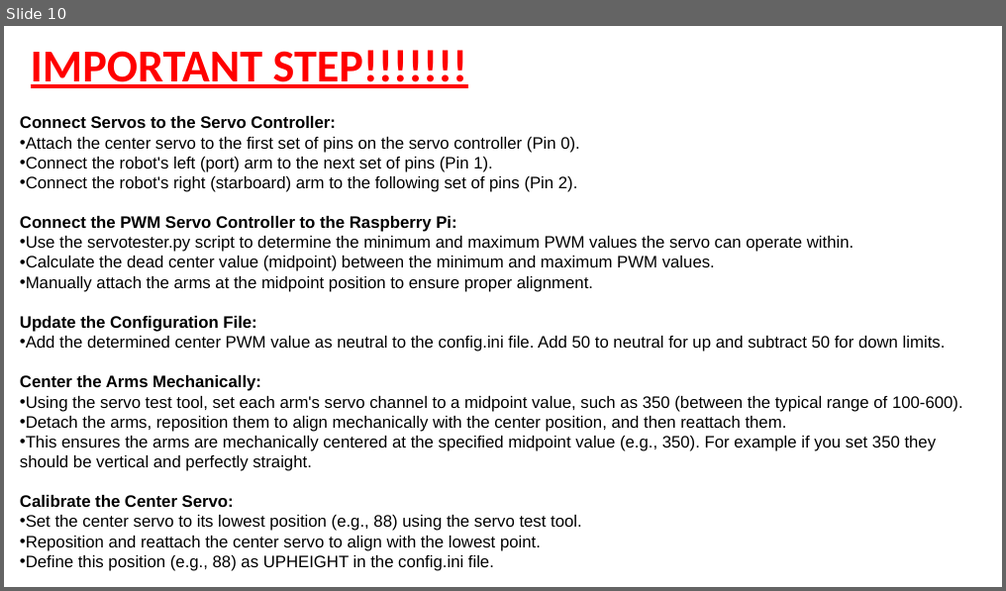
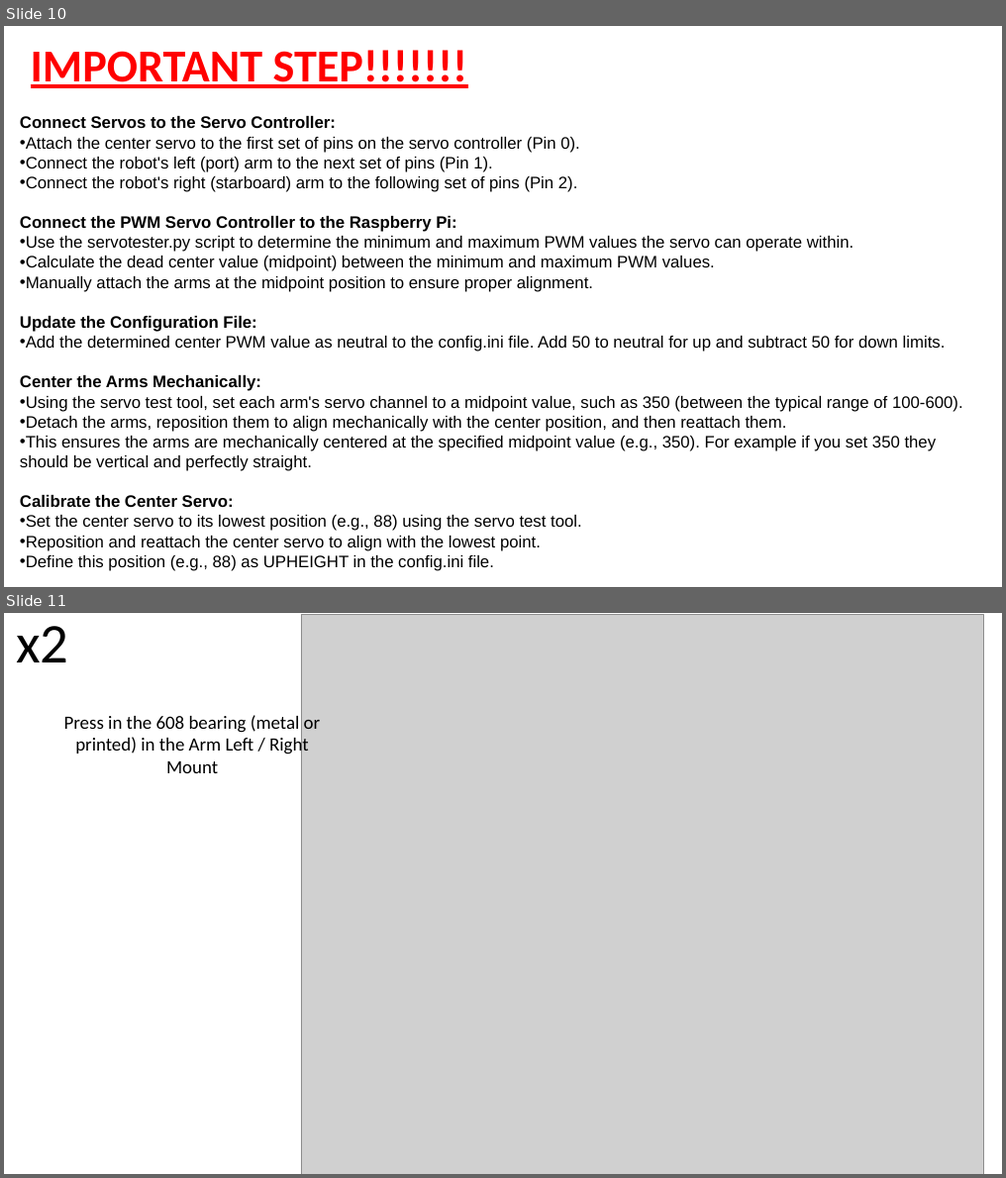
Before and after one commit to latishab/tars, a slide deck: TARS Instructions (WIP).pptx. Shown one above the other, each under a label of ours: slide 10 before the commit, slides 10 and 11 after it. The pictures are 1006x591 and 1006x1178 pixels, drawn with LibreOffice and Linux fonts; fonts in the diff are those of the drawing; grey boxes stand for pictures; background and template pictures are left out. Boxes give left, top, right and bottom in pixels: in the first picture for what was removed or moved away, otherwise in the second. Text is boxed around its words. In the diff, an @@ line names an element or a change of style, - is before the commit and + after.

```diff
--- a/TARS Instructions (WIP).pptx
+++ b/TARS Instructions (WIP).pptx
@@ slide 11 added at bbox=[4, 613, 1002, 1174], background picture (left out) @@
@@ text added at bbox=[16, 626, 68, 663], 54 pt, text #000000 @@
+x2
@@ picture added at bbox=[301, 615, 984, 1174] @@
@@ text added at bbox=[64, 715, 321, 773], 18 pt, text #000000 @@
+Press in the 608 bearing (metal or printed) in the Arm Left / Right Mount
```
Also in this commit, not shown: 7 other slides added.
